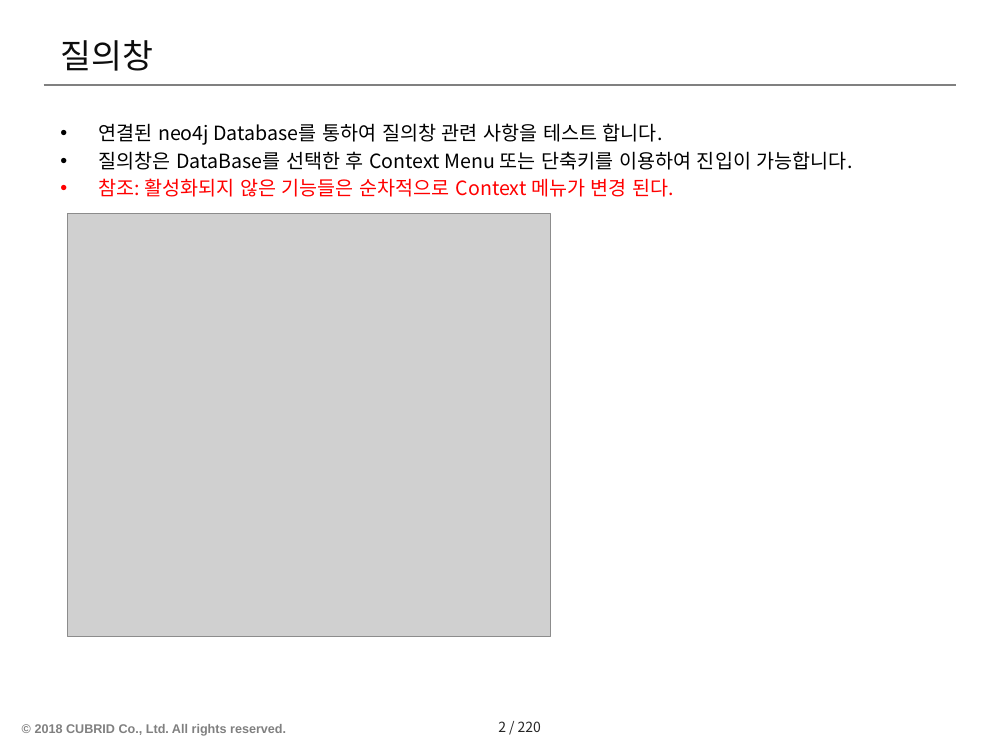
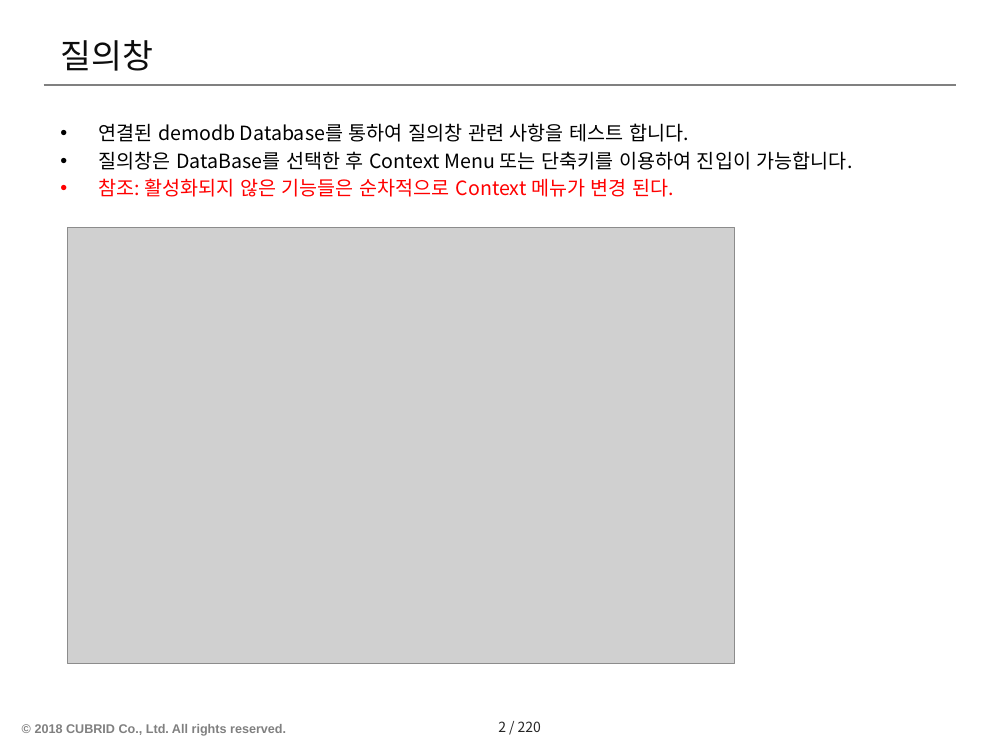
Before and after one commit to postech-dblab-iitp/visual-tool, a slide deck: slide 3 of ViT_docs/Test scenario-ViT/No.2-질의창.pptx. Drawn at 1008x756 pixels with LibreOffice and Linux fonts; fonts in the diff are those of the drawing; grey boxes stand for pictures; background and template pictures are left out. Boxes give left, top, right and bottom in pixels: in the first picture for what was removed or moved away, otherwise in the second. Text is boxed around its words. In the diff, an @@ line names an element or a change of style, - is before the commit and + after.

Commit message:
[GT-120] 3차년도 Unit Test 시나리오 작성 및 테스트 (#98)
http://jira.iitp.cubrid.org/browse/GT-120

- 3차년도 추가 기능 Test 시나리오 작성
- 테스트 문제 수정
-- 3-2 시각화 결과 수정 테스트시 정점 삭제 후 다시 생성한 후 다시 삭제 할 때 정점만 사라지는 문제 수정

```diff
--- a/ViT_docs/Test scenario-ViT/No.2-질의창.pptx
+++ b/ViT_docs/Test scenario-ViT/No.2-질의창.pptx
@@ text at <box>98,123,689,142</box>: text changed @@
-• 연결된 neo4j Database를 통하여 질의창 관련 사항을 테스트 합니다.
+• 연결된 demodb Database를 통하여 질의창 관련 사항을 테스트 합니다.
@@ picture: place and size @@
-picture at <box>68,214,550,636</box>
+picture at <box>68,227,735,663</box>
```
Also in this commit, not shown: 2 other slides changed, 4 slides added, 5 other files.
